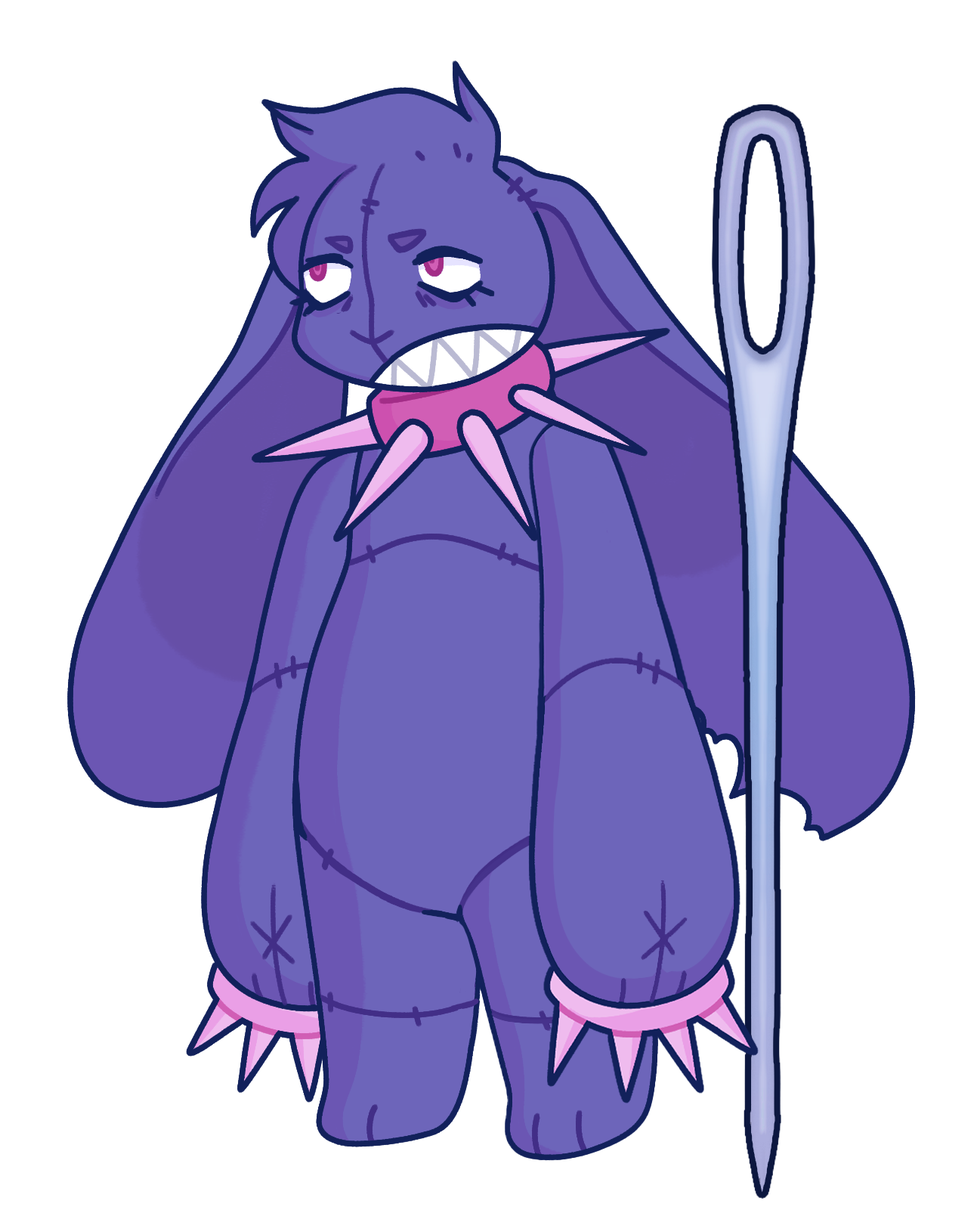
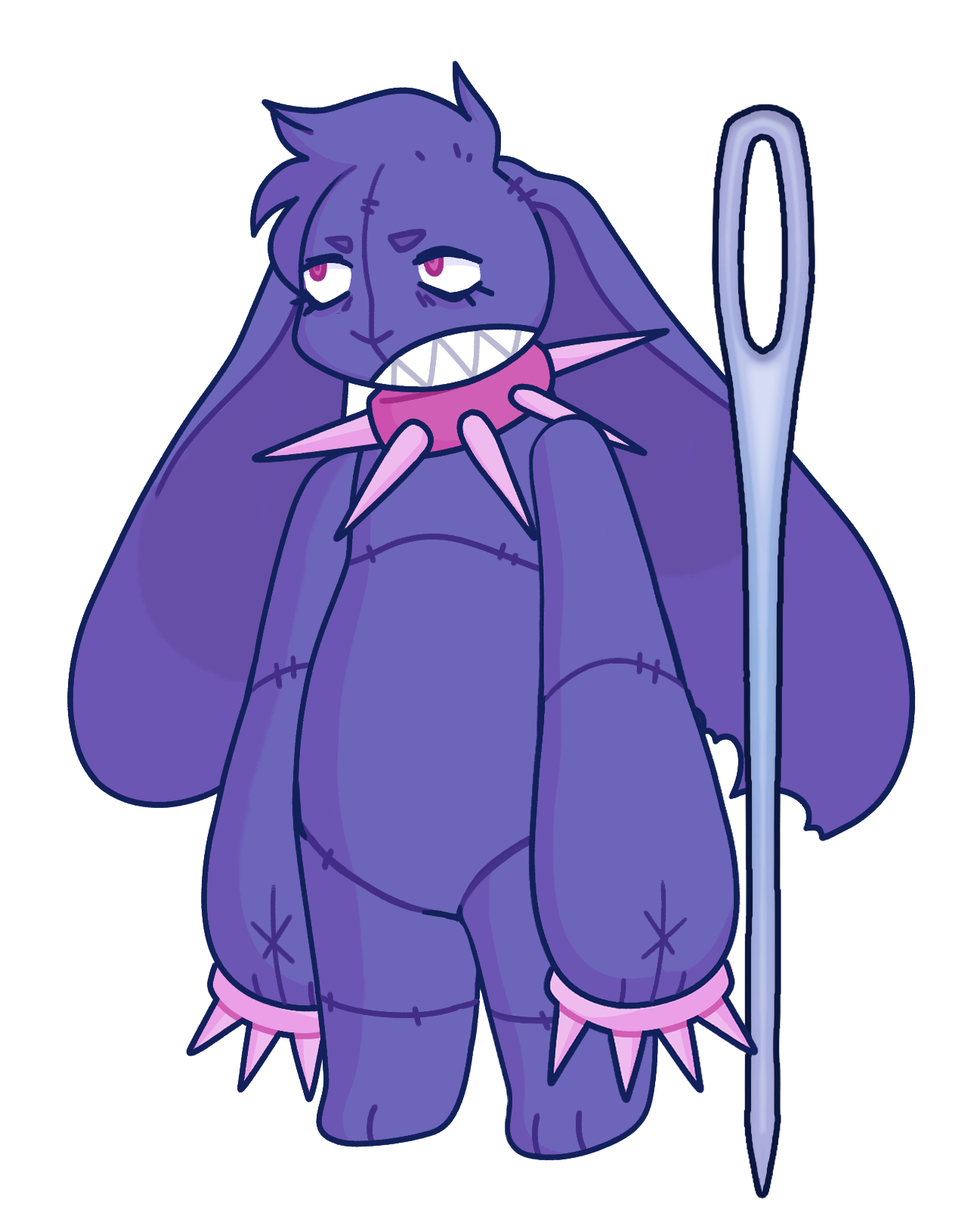
Layers edited between the first and the second 977px x 1207px image:
moved "F arm start" above "F eyebrow" over [551, 413, 611, 446]
